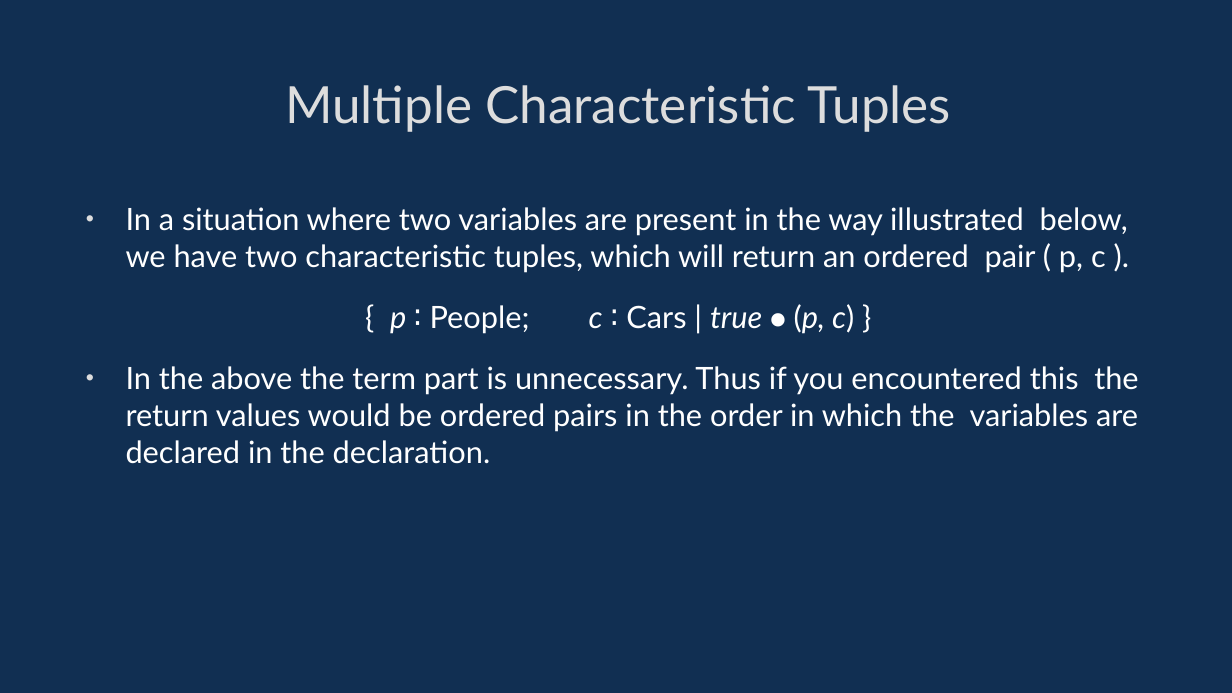
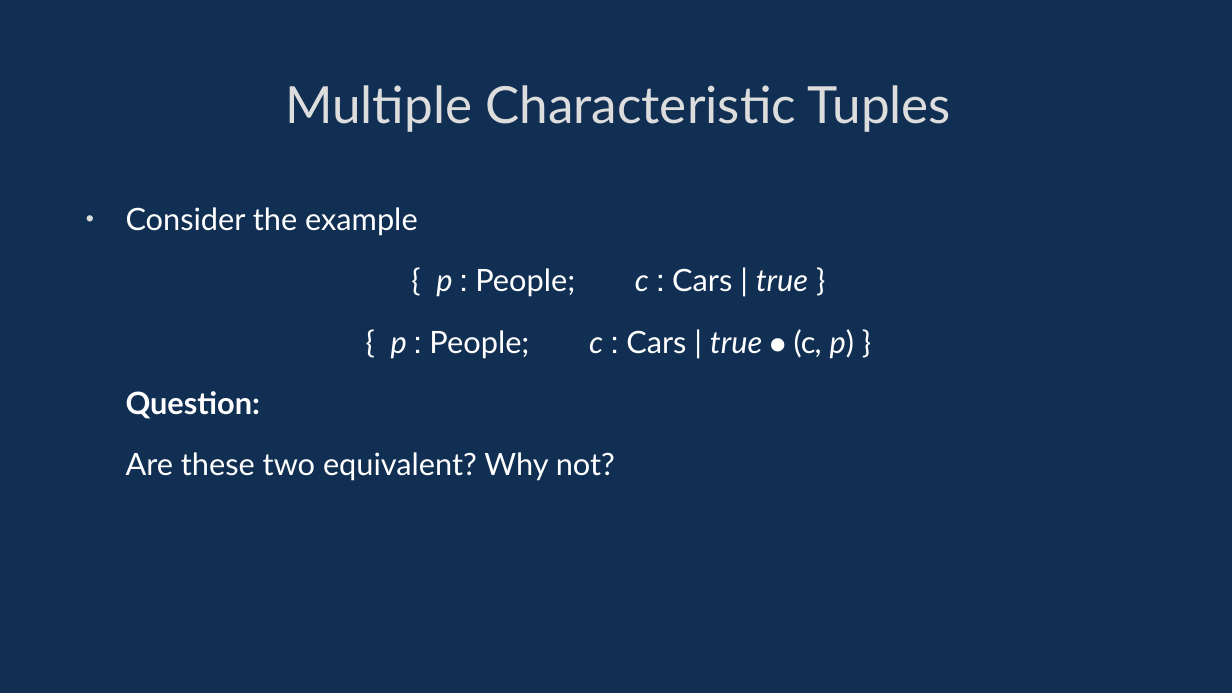
Before and after one commit to davidgundry/maths22-23, a slide deck: slide 82 of slides/maths-8-set-theory.odp (slide 75 before the commit). Drawn at 1232x693 pixels with LibreOffice and Linux fonts; fonts in the diff are those of the drawing. Boxes give left, top, right and bottom in pixels: in the first picture for what was removed or moved away, otherwise in the second. Text is boxed around its words. In the diff, an @@ line names an element or a change of style, - is before the commit and + after.

```diff
--- a/slides/maths-8-set-theory.odp
+++ b/slides/maths-8-set-theory.odp
@@ text at [126, 207, 854, 481]: text changed @@
-• In a situation where two variables are present in the way illustrated below, we have two characteristic tuples, which will return an ordered pair ( p, c ).
-{ p ∶ People; c ∶ Cars | true ⦁ (p, c) }
-• In the above the term part is unnecessary. Thus if you encountered this the return values would be ordered pairs in the order in which the variables are declared in the declaration.
+• Consider the example
+{ p ∶ People; c ∶ Cars | true }
+{ p ∶ People; c ∶ Cars | true ⦁ (c, p) }
+Question:
+Are these two equivalent? Why not?
```
Also in this commit, not shown: 39 other slides changed, 15 slides added, 4 slides removed, 24 other files.
